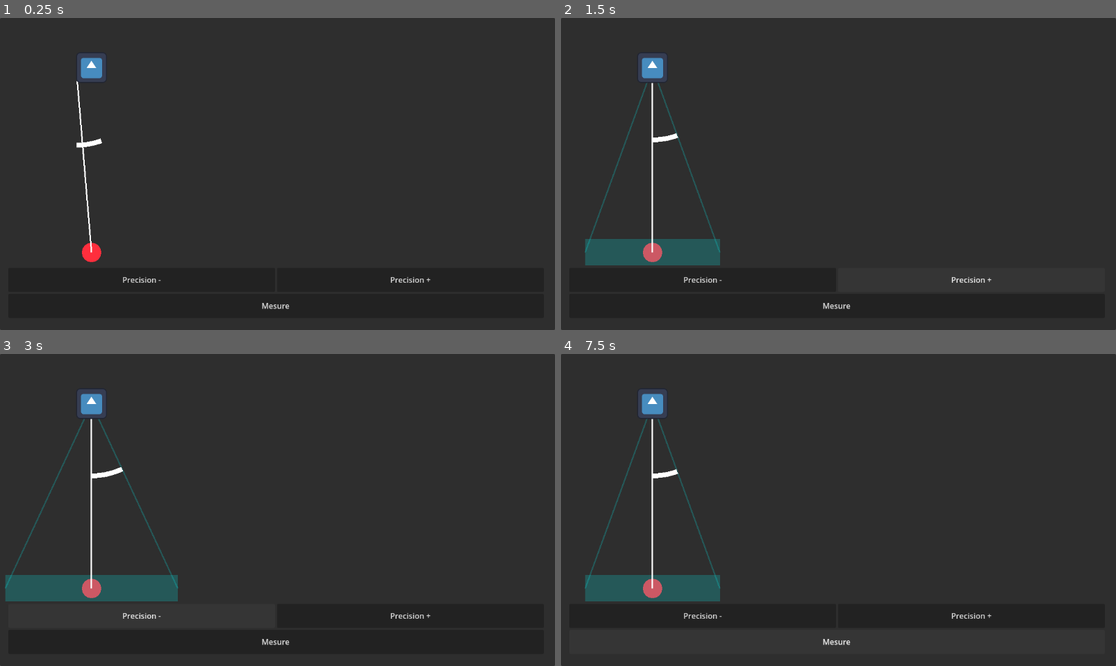
Above: before the commit, frames 1-4 (two rows, left to right).
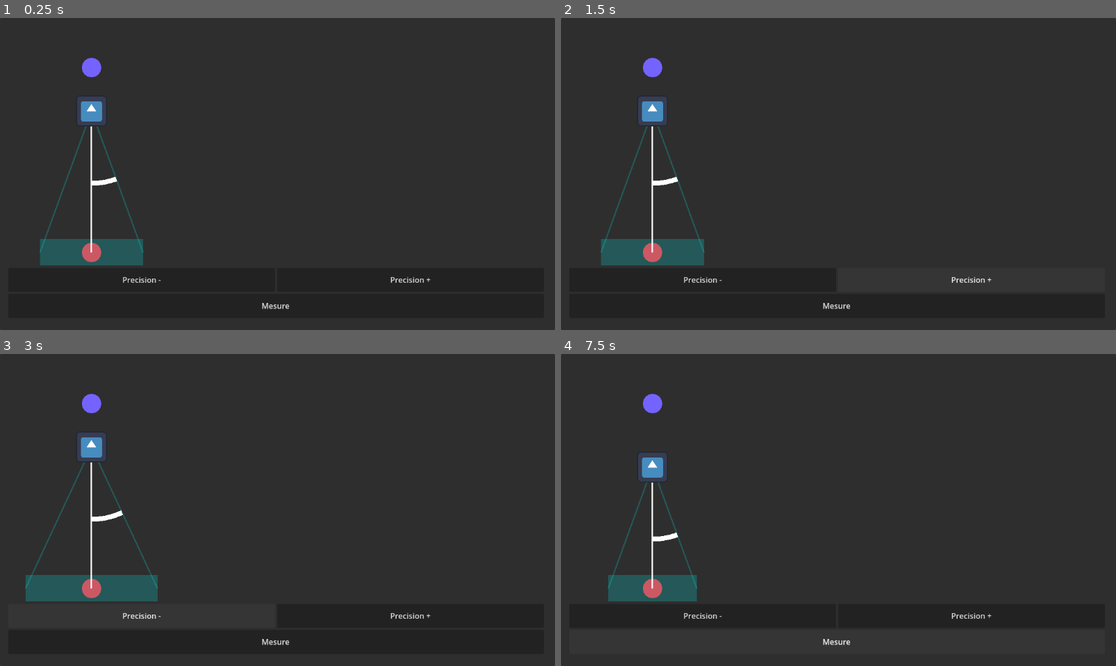
Above: after the commit, the same moments.

Repository: KoolDouds/BrackeysJam2024.2
Game: Godot game, scene res://scene.tscn
Two runs of this game, one before a commit and one after it. Both use one fixed random seed, a clock stepped at 60 frames per second and the inputs below. This scene is started directly instead of the project's main scene. The engine's default icon, where the game draws it, is replaced by a stand-in: a white triangle on a blue panel in a dark square.
Inputs:
- Up to frame 1 (0.25 s): no input
- Up to frame 2 (1.5 s): click "Precision -" at 0.5 s; click "Precision +" at 1.25 s
- Up to frame 3 (3 s): click "Mesure" at 2 s; click "Precision -" at 2.75 s
- Up to frame 4 (7.5 s): click "Precision +" at 3.5 s; click "Mesure" at 4.25 s; click "Precision -" at 5 s; click "Precision +" at 5.75 s; click "Mesure" at 6.5 s; tap Enter (ui_accept) at 7.25 s

The runs differ from the first frame. In frame 1, 3.1% of the frame differs, in the area x 7-26%, y 11-80%; in frame 2, 2.0%; in frame 3, 2.2%; in frame 4, 2.2%.

Commit message:
changelescript repare fall

Diff:
--- a/prediciton_ui.tscn
+++ b/prediciton_ui.tscn
@@ -1,6 +1,6 @@
 [gd_scene load_steps=3 format=3 uid="uid://cjscbrsqjsx0i"]
 
-[ext_resource type="Script" path="res://fall.gd" id="1_jm4pn"]
+[ext_resource type="Script" path="res://PredicitionUI.gd" id="1_hlcsa"]
 [ext_resource type="PackedScene" uid="uid://b2d38xd3spm00" path="res://lane_panel.tscn" id="2_xrrkc"]
 
 [node name="PredicitonUI" type="Control"]
@@ -10,7 +10,7 @@
 anchor_bottom = 1.0
 grow_horizontal = 2
 grow_vertical = 2
-script = ExtResource("1_jm4pn")
+script = ExtResource("1_hlcsa")
 
 [node name="Lanes" type="HBoxContainer" parent="."]
 layout_mode = 1
